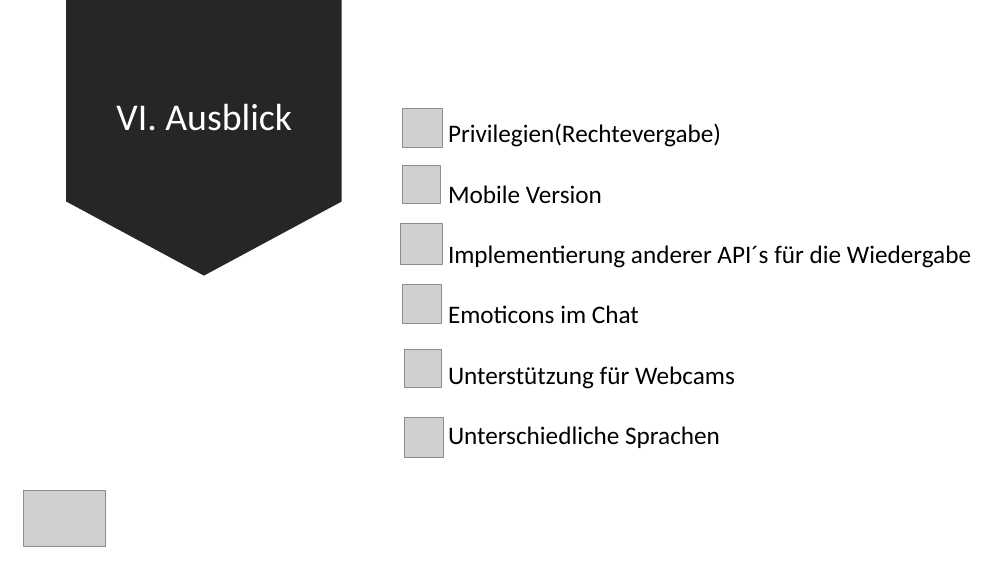
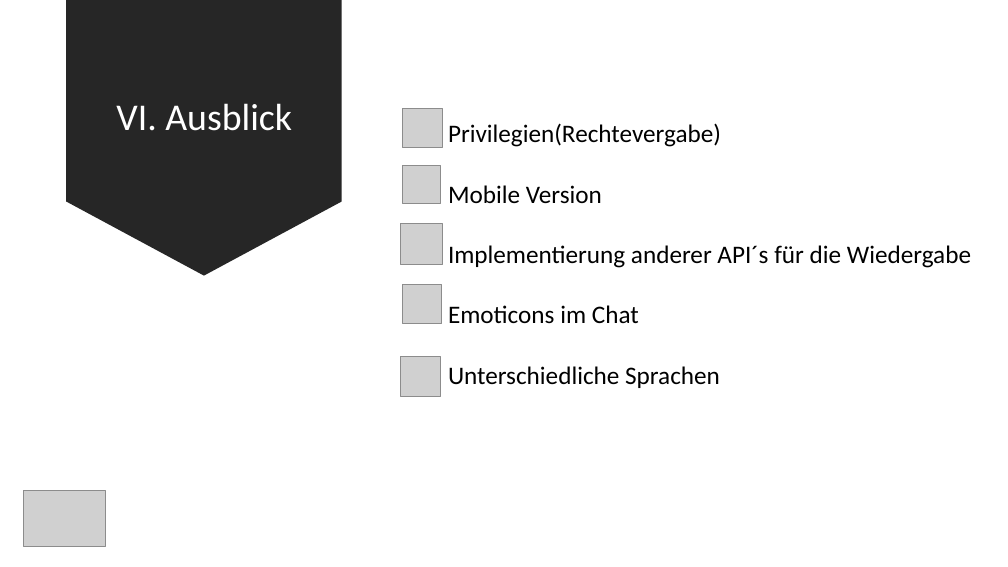
Before and after one commit to ArianMoser/StreamTogether, a slide deck: slide 13 of presentation/StreamTogether.pptx. Drawn at 1008x567 pixels with LibreOffice and Linux fonts; fonts in the diff are those of the drawing; grey boxes stand for pictures. Boxes give left, top, right and bottom in pixels: in the first picture for what was removed or moved away, otherwise in the second. Text is boxed around its words. In the diff, an @@ line names an element or a change of style, - is before the commit and + after.

Commit message:
Update

```diff
--- a/presentation/StreamTogether.pptx
+++ b/presentation/StreamTogether.pptx
@@ picture: place and size @@
-picture at [404,418,443,457]
+picture at [401,357,440,396]
@@ picture removed at [404,349,442,387] @@
@@ text at [448,366,735,389]: paragraph removed @@
-Unterstützung für Webcams
```
